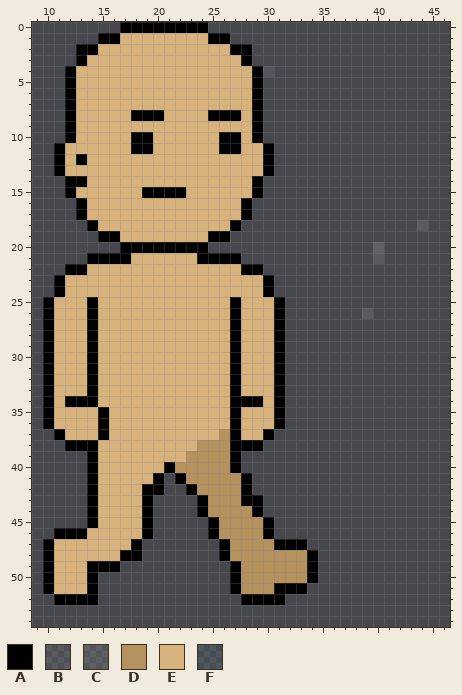
Pixel-art sprite -- img/human1-move-5.png. This is how it looked before the edit.
The file is 53x57 pixels. Pixels under 10% opacity are left out. Colours within 5 levels of each other are drawn and written as one. Shown: x 9..46, y 0..54.
Palette (. is transparent): A #000000  B #ffffff1a  C #ffffff22  D #b5915e  E #d8b27d  F #9fc8d11e
Now the later version:
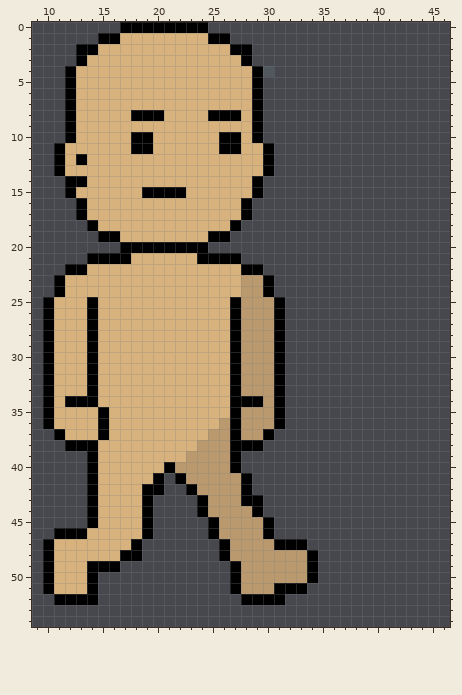
Edits made:
colour D: #b5915e -> #b9996d
y 18: x 44 B -> .
y 20: x 40 C -> .
y 21: x 40 B -> .
y 23..24: x 28..29 EE -> DD
y 25: x 28..30 EEE -> DDD
y 26: x 28..30 EEE -> DDD; x 39 B -> .
y 27..33: x 28..30 EEE -> DDD
y 34: x 30 E -> D
y 35: x 28..30 EEE -> DDD
y 36: x 26 E -> D; x 28..30 EEE -> DDD
y 37: x 25 E -> D; x 28..29 EE -> DD
